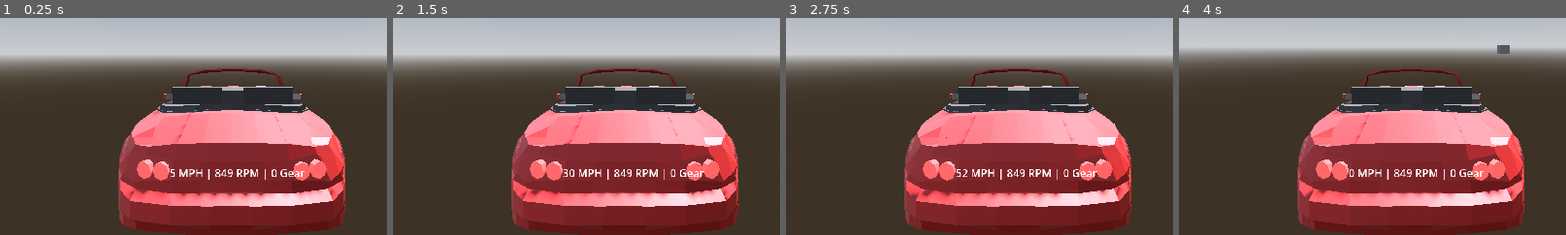
Above: before the commit, frames 1-4 (left to right).
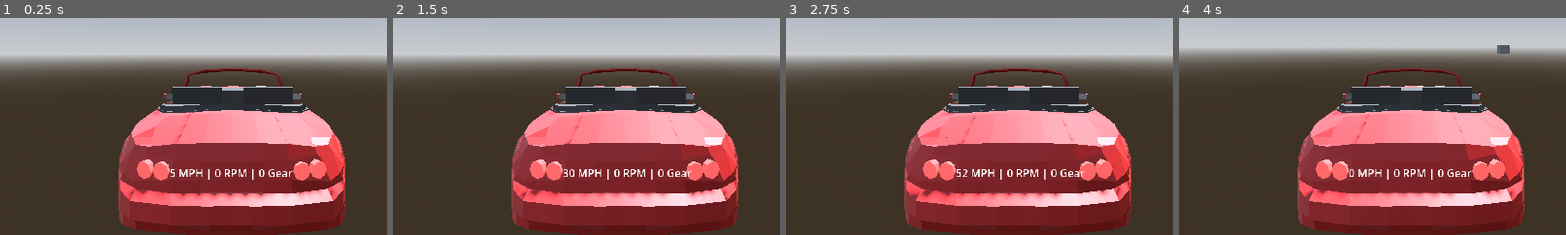
Above: after the commit, the same moments.

Repository: kakoiihito/Shift
Game: Godot game, scene res://Tracks/test.tscn
Same seed, same stepped clock (60 frames per second), same inputs: the game is played once before the commit and once after it.
Inputs:
- Up to frame 1 (0.25 s): no input
- Up to frame 2 (1.5 s): tap Enter at 0.5 s; hold D (SteerRight) 0.53-1.28 s; hold Shift (Clutch) 0.53-1.28 s; tap Space at 1.25 s; hold Q (ShiftDown) from 1.28 s (still down); tap W (Gas) at 1.35 s
- Up to frame 3 (2.75 s): release Q (ShiftDown) at 2.03 s; hold D (SteerRight) from 2.03 s (still down); hold Shift (Clutch) from 2.03 s (still down)
- Up to frame 4 (4 s): tap Enter at 2.75 s; release D (SteerRight) at 2.78 s; release Shift (Clutch) at 2.78 s; hold E (ShiftUp) 2.78-3.53 s; tap W (Gas) at 2.85 s; tap Space at 3.5 s; hold A (SteerLeft) from 3.53 s (still down); hold Shift (Clutch) from 3.53 s (still down)
The pictures show only the part of the screen within x 20-70%, y 42-92%; the shares and areas given below are measured in that part.

The runs differ from the first frame. In frame 1, 0.5% of the frame differs, in the area x 55-79%, y 69-75%; in frame 2, 0.5%; in frame 3, 0.5%; in frame 4, 0.5%.

Commit message:
motor process just doesnt seem to be getting updated values. so im restorting to using them in main.gd

Diff:
--- a/Car/Scripts/data.gd
+++ b/Car/Scripts/data.gd
@@ -1,13 +1,17 @@
 extends Node
 
+# used for real time calculation, do not mess with these variables unless you know what your doing
+# values.gd is for tuning the car's behavior
+
 var wheel_spring_force = [Vector3(), Vector3(), Vector3(), Vector3()]
+var wheel_brake_torque = [0.0, 0.0, 0.0, 0.0]
+var engine_rpm: float
+var is_shifting = false
+var current_gear_ratio: float
+var shift_timer = 0.0
+var current_gear = 1
 var wheel_engine_torque = [0.0, 0.0, 0.0, 0.0]
-var wheel_brake_torque = [0.0, 0.0, 0.0, 0.0]
 var wheel_angular_velocity = [0.0, 0.0, 0.0, 0.0]
 var F_max = [0.0, 0.0, 0.0, 0.0]
 var longitude_force = [0.0, 0.0, 0.0, 0.0]
 var lateral_force = [0.0, 0.0, 0.0, 0.0]
-var engine_rpm: float
-var is_shifting: bool
-var current_gear_ratio: float
-var current_gear = 1
--- a/Car/Scripts/main.gd
+++ b/Car/Scripts/main.gd
@@ -7,18 +7,22 @@
 	# SCRIPTS #
 	###########
 
-var SuspensionScript = load("res://Car/Scripts/suspension.gd")
-var MotorScript = load("res://Car/Scripts/motor.gd")
+
+
 var SteeringScript = load("res://Car/Scripts/steering.gd")
 var TransmissionScript = load("res://Car/Scripts/transmission.gd")
+var SuspensionScript = load("res://Car/Scripts/suspension.gd")
 var WheelProcessScript = load("res://Car/Scripts/wheel.gd")
+var MotorScript = load("res://Car/Scripts/motor.gd")
 var BrakeScript = load("res://Car/Scripts/brake.gd")
 
-var Suspension = SuspensionScript.new()
-var Motor = MotorScript.new()
+
+
 var Steering = SteeringScript.new()
 var Transmission = TransmissionScript.new()
+var Suspension = SuspensionScript.new()
 var WheelProcess = WheelProcessScript.new()
+var Motor = MotorScript.new()
 var Brake = BrakeScript.new()
 
 
@@ -75,18 +79,16 @@
 	# TRANSMISSION VARIABLES #
 	##########################
 
-var is_shifting = Values.is_shifting
-var shift_timer = Values.shift_timer
+var is_shifting = Data.is_shifting
+var shift_timer = Data.shift_timer
 var drive_train_efficeny = Values.drive_train_efficeny
 var final_drive = Values.final_drive
 var gear_ratio = Values.gear_ratio
-var current_gear_ratio: float
-var current_gear = Values.current_gear
+var current_gear_ratio = Data.current_gear_ratio
+var current_gear = Data.current_gear
 var max_clutch_torque = Values.max_clutch_torque
-var lock_threshold = Values.lock_threshold
 var unlock_threshold = Values.unlock_threshold
 var clutch_stiffness = Values.clutch_stiffness
-var is_clutch_locked: bool
 	###################
 	# WHEEL VARIABLES #
 	###################
@@ -135,15 +137,16 @@
 
 func _physics_process(delta: float) -> void:
 
-	Transmission.transmission_process(delta) #ind
+
 	Steering.steering_proccess(delta) #ind
+	transmission_process(delta) #ind # cannot work properly
 
 	for wheel in wheels:
 		Suspension.suspension_proccess(wheel) # ind
 		WheelProcess._get_wheel_angular_velocity(wheel, delta) # relies wheel force and suspension
 		WheelProcess._get_wheel_forces(wheel) # relies wheel ang and suspension
 
-	Motor.motor_process(delta) # relies wheel ang and forces
+	motor_process(delta) # relies wheel ang and forces # motor process is not able to get updated values
 	brake_proccess() #relies wheel ang
 
 
@@ -163,7 +166,8 @@
 	var driven_wheels = [FR_torque_engine, FL_torque_engine, RR_torque_engine, RL_torque_engine]
 	for i in range(4):
 		if driven_wheels[i] == true:
-			angular_velocity_sum += wheel_angular_velocity[i]
+			angular_velocity_sum += Data.wheel_angular_velocity[i]
+
 			driven_count += 1
 
  # torque
@@ -223,15 +227,15 @@
 # upshift
 	if not is_shifting and target_clutch > 0.3:
 		if Input.is_action_just_pressed("ShiftUp"):
-			if current_gear < gear_ratio.size() - 1:
-				current_gear += 1
+			if Data.current_gear < gear_ratio.size() - 1:
+				Data.current_gear += 1
 				is_shifting = true
 				shift_timer = 0.2  # realistic shift time in seconds
 
 # down shift
 		if Input.is_action_just_pressed("ShiftDown"):
-			if current_gear > 0:
-				current_gear -= 1
+			if Data.current_gear > 0:
+				Data.current_gear -= 1
 				is_shifting = true
 				shift_timer = 0.2  # realistic shift time
 
@@ -239,9 +243,8 @@
 	if is_shifting:
 		shift_timer -= delta
 		if shift_timer <= 0.0:
-			current_gear_ratio = gear_ratio[current_gear]
+			Motor.current_gear_ratio = gear_ratio[Data.current_gear]
 			is_shifting = false
-
 
 
 
--- a/Car/Scripts/motor.gd
+++ b/Car/Scripts/motor.gd
@@ -24,12 +24,12 @@
 var drive_train_efficeny = Values.drive_train_efficeny
 var final_drive = Values.final_drive
 var gear_ratio = Values.gear_ratio
+var current_gear = Data.current_gear
 var current_gear_ratio = Data.current_gear_ratio
 var max_clutch_torque = Values.max_clutch_torque
-var lock_threshold = Values.lock_threshold
 var unlock_threshold = Values.unlock_threshold
 var clutch_stiffness = Values.clutch_stiffness
-var is_clutch_locked: bool
+
 
 
 func motor_process(delta: float) -> void:
@@ -42,14 +42,15 @@
 	var clutch_input := Input.get_action_strength("Clutch")
 	var clutch_engagement = (1.0 - clutch_input) * (1.0 - clutch_input)
 	var target_engine_ang_vel: float
-	var drivetrain_ratio = current_gear_ratio * final_drive
+	var drivetrain_ratio = Data.current_gear_ratio * Values.final_drive
+	print(Data.current_gear_ratio)
+
 
 
 	var driven_wheels = [FR_torque_engine, FL_torque_engine, RR_torque_engine, RL_torque_engine]
 	for i in range(4):
 		if driven_wheels[i] == true:
 			angular_velocity_sum += wheel_angular_velocity[i]
-
 			driven_count += 1
 
  # torque
--- a/Car/Scripts/transmission.gd
+++ b/Car/Scripts/transmission.gd
@@ -2,35 +2,36 @@
 
 @export var car: RigidBody3D
 
+
 var is_shifting = Data.is_shifting
-var shift_timer = 0.0
-var drive_train_efficeny = 0.9
-var final_drive = 3.63 # Final gear to multiple torque.
-var gear_ratio = [-3.27, 0.0, 3.64, 2.6, 1.53, 1.16, 0.94]   # power multiplyer for engine
+var shift_timer = Data.shift_timer
+var gear_ratio = Values.gear_ratio
 var current_gear_ratio = Data.current_gear_ratio
 var current_gear = Data.current_gear
+
 
 func transmission_process(delta: float):
 	var target_clutch = Input.get_action_strength("Clutch")
 
 
+# upshift
 	if not Data.is_shifting and target_clutch > 0.3:
 		if Input.is_action_just_pressed("ShiftUp"):
 			if Data.current_gear < gear_ratio.size() - 1:
 				Data.current_gear += 1
 				Data.is_shifting = true
-				shift_timer = 0.2  # realistic shift time in seconds
+				Data.shift_timer = 0.2  # realistic shift time in seconds
 
 # down shift
 		if Input.is_action_just_pressed("ShiftDown"):
 			if Data.current_gear > 0:
 				Data.current_gear -= 1
 				Data.is_shifting = true
-				shift_timer = 0.2  # realistic shift time
+				Data.shift_timer = 0.2  # realistic shift time
 
 # countdown system before another shift can be made
 	if Data.is_shifting:
-		shift_timer -= delta
-		if shift_timer <= 0.0:
+		Data.shift_timer -= delta
+		if Data.shift_timer <= 0.0:
 			Data.current_gear_ratio = gear_ratio[Data.current_gear]
 			Data.is_shifting = false
--- a/Car/Scripts/values.gd
+++ b/Car/Scripts/values.gd
@@ -1,4 +1,6 @@
 extends Node
+
+# used for tuning the car's behavior, data.gd is for real time calculation
 
 	#######
 	# CAR #
--- a/Car/Scripts/wheel.gd
+++ b/Car/Scripts/wheel.gd
@@ -92,13 +92,14 @@
 			rolling_resistance = 0.0
 
 		var ground_reaction_torque = -longitude_force[wheel_index] * wheel_radius
-		var net_torque = Data.wheel_engine_torque[wheel_index] - wheel_brake_torque[wheel_index] + ground_reaction_torque - rolling_resistance
+		var net_torque = Data.wheel_engine_torque[wheel_index] - Data.wheel_brake_torque[wheel_index] + ground_reaction_torque - rolling_resistance
 
 		var angular_acceleration = net_torque / wheel_inertia if wheel_inertia > 0 else 0
 
 		var prev_sign = sign(wheel_angular_velocity[wheel_index])
 		wheel_angular_velocity[wheel_index] += angular_acceleration * delta
 
+
 		if wheel_brake_torque[wheel_index] > 0 and sign(wheel_angular_velocity[wheel_index]) != prev_sign:
 			wheel_angular_velocity[wheel_index] = 0.0
 
